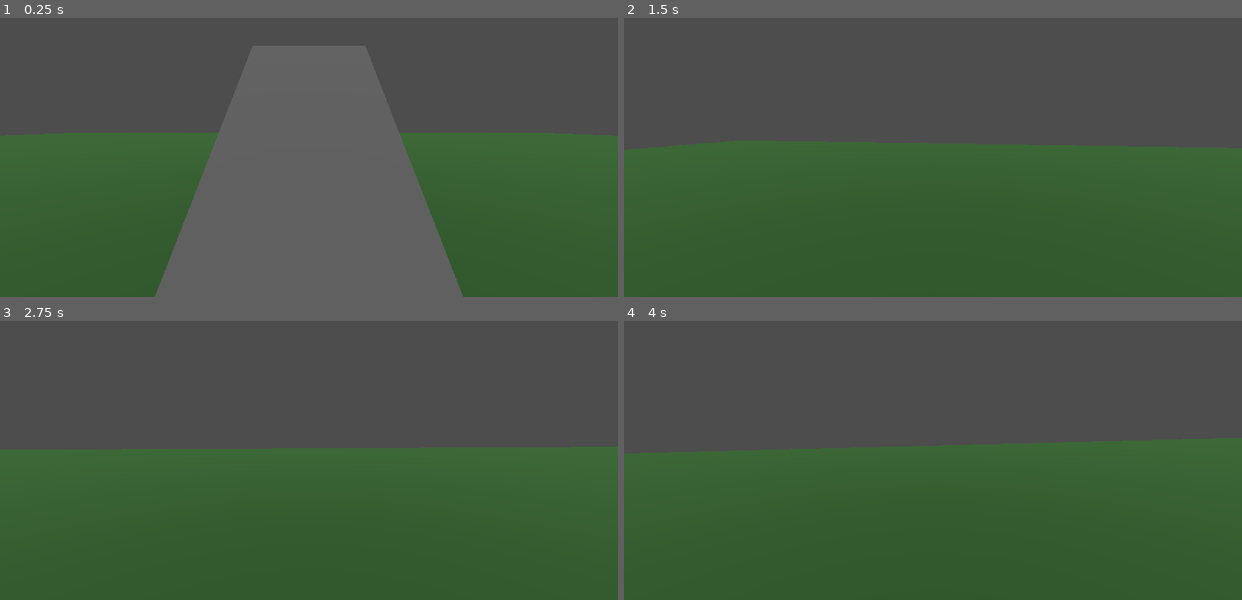
Above: before the commit, frames 1-4 (two rows, left to right).
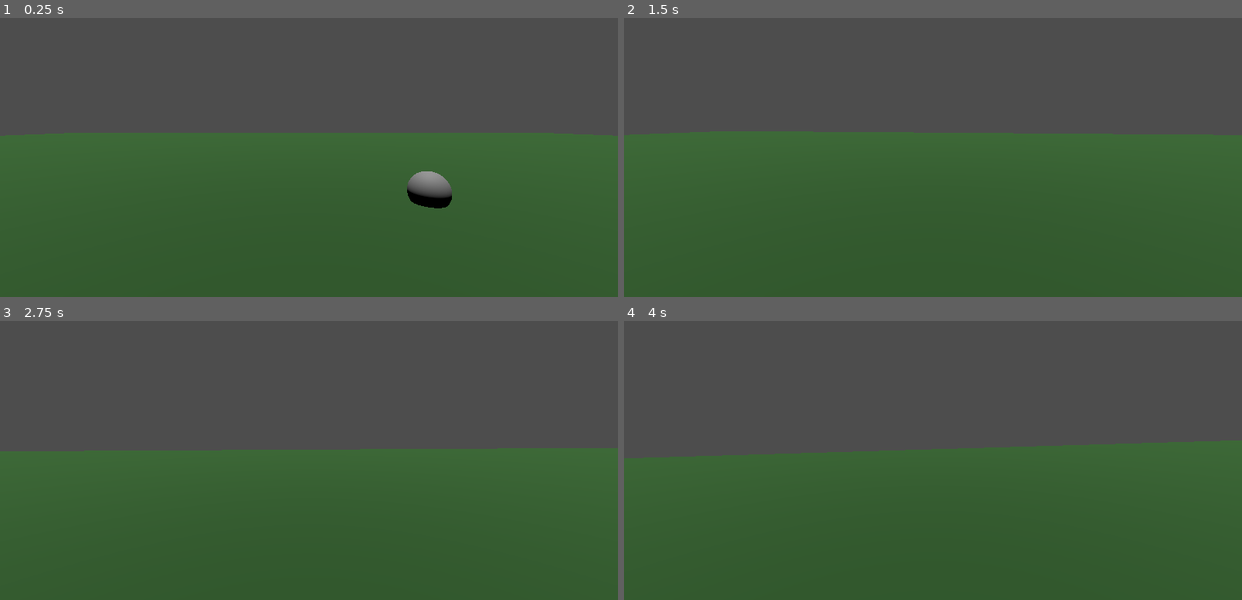
Above: after the commit, the same moments.

Repository: jwl0724/Comfy-Jam-Autumn-2026
Game: Godot game, scene res://Systems/Game/GameController.tscn
The game is run twice, just before and just after one commit, with the same random seed, the same clock (stepped at 60 frames per second) and the same inputs.
Inputs (mouse positions are in pixels of both pictures, inside the frame that each line leads up to):
- Up to frame 1 (0.25 s): no input
- Up to frame 2 (1.5 s): tap Enter at 0.5 s; move the mouse to (963, 121) at 0.52 s; hold W (Forward) from 0.53 s (still down); right-click (963, 121) at 0.6 s; tap V (Book) at 0.8, 1.35 s; move the mouse to (902, 124) at 1.27 s
- Up to frame 3 (2.75 s): keep holding W (Forward); tap E (Interact) at 1.55, 2.1 s; move the mouse to (321, 421) at 2.02 s; click (321, 421) at 2.3 s
- Up to frame 4 (4 s): keep holding W (Forward); tap Space at 2.75 s; move the mouse to (926, 432) at 2.77 s; click (926, 432) at 2.85 s; right-click (926, 432) at 3.05 s; move the mouse to (976, 429) at 3.52 s; right-click (976, 429) at 3.6 s; tap V (Book) at 3.8 s

The runs differ from the first frame. In frame 1, 24% of the frame differs, in the area x 25-75%, y 41-100%; in frame 2, 4.1%; in frame 3, 0.5%; in frame 4, 1.1%.

Commit message:
create interactable object and connect with interact raycast

Diff:
--- /dev/null
+++ b/Entities/Interactable/Components/interact_handler.gd
@@ -0,0 +1,17 @@
+extends Area3D
+class_name InteractHandler
+
+signal interacted(player: Player)
+
+
+
+func _ready():
+    monitorable = true
+    monitoring = false
+    collision_layer = Constants.PhysLayers.Interactable
+
+
+
+func interact(player: Player):
+    collision_layer = 0
+    interacted.emit(player)
--- /dev/null
+++ b/Entities/Interactable/Interactable.tscn
@@ -0,0 +1,23 @@
+[gd_scene format=3 uid="uid://bg6k067tinkw5"]
+
+[ext_resource type="Script" uid="uid://tqxom1l1apjd" path="res://Entities/Interactable/Components/interact_handler.gd" id="1_knw1g"]
+[ext_resource type="Script" uid="uid://cw32vnjsvrcw" path="res://Entities/Interactable/interactable.gd" id="1_tv326"]
+
+[sub_resource type="SphereShape3D" id="SphereShape3D_gugky"]
+
+[sub_resource type="SphereMesh" id="SphereMesh_knw1g"]
+
+[node name="Interactable" type="Node3D" unique_id=1047831836]
+script = ExtResource("1_tv326")
+
+[node name="InteractHandler" type="Area3D" parent="." unique_id=149415312]
+collision_layer = 4
+collision_mask = 0
+monitoring = false
+script = ExtResource("1_knw1g")
+
+[node name="CollisionShape3D" type="CollisionShape3D" parent="InteractHandler" unique_id=618454513]
+shape = SubResource("SphereShape3D_gugky")
+
+[node name="Model" type="MeshInstance3D" parent="." unique_id=333253510]
+mesh = SubResource("SphereMesh_knw1g")
--- /dev/null
+++ b/Entities/Interactable/interactable.gd
@@ -0,0 +1,2 @@
+extends Node3D
+class_name Interactable
--- a/Entities/Player/Player.tscn
+++ b/Entities/Player/Player.tscn
@@ -25,6 +25,8 @@
 [node name="InteractRay" type="RayCast3D" parent="Components/Pivot" unique_id=962793827]
 target_position = Vector3(0, 0, -2)
 collision_mask = 4
+collide_with_areas = true
+collide_with_bodies = false
 
 [node name="Movement" type="Node3D" parent="Components" unique_id=869862126]
 script = ExtResource("3_vweq0")
--- a/Entities/Player/Systems/view_controller.gd
+++ b/Entities/Player/Systems/view_controller.gd
@@ -1,7 +1,7 @@
 extends Node3D
 class_name PlayerCameraController
 
-signal can_interact(collider: Object)
+signal interacted(interactable: InteractHandler)
 signal aimed() ## Pulling out the camera to get ready to take picture
 signal shot() ## Picture taken while camera is out
 
@@ -10,12 +10,13 @@
 @onready var interact_ray: RayCast3D = $InteractRay
 
 var is_aiming: bool = false
+var interact_target: InteractHandler = null
 
 
 
 func _physics_process(_delta):
-    if !interact_ray.is_colliding(): return
-    can_interact.emit(interact_ray.get_collider())
+    if !interact_ray.is_colliding() || interact_ray.get_collider() is not InteractHandler: interact_target = null
+    else: interact_target = interact_ray.get_collider() as InteractHandler
 
 
 
@@ -28,17 +29,23 @@
         rotation.x = clamp(rotation.x, -deg_to_rad(player.max_up_view_angle), deg_to_rad(player.max_up_view_angle))
         return
 
+    # Handle interactions
+    if event.is_action_pressed(Constants.InputNames.Interact) && interact_target != null:
+        interact_target.interact(player)
+        interacted.emit(interact_target)
+        interact_target = null
+
     # Handle button presses that involve the camera
-    if Input.is_action_just_pressed(Constants.InputNames.Aim):
+    if event.is_action_pressed(Constants.InputNames.Aim):
         print("TODO: Zoom in the camera and have a camera going up to screen animation")
         is_aiming = true
         camera.fov = 55
         aimed.emit()
 
-    if Input.is_action_just_released(Constants.InputNames.Aim): # TODO: Temp for now, see if this is necessary when camera animation and filter is done
+    elif event.is_action_released(Constants.InputNames.Aim): # TODO: Temp for now, see if this is necessary when camera animation and filter is done
         is_aiming = false
         camera.fov = 75
 
-    if Input.is_action_just_pressed(Constants.InputNames.Shoot) && is_aiming:
+    if event.is_action_pressed(Constants.InputNames.Shoot) && is_aiming:
         print("TODO: Take a screenshot of whatever is on screen and do a camera snap effect")
         shot.emit()
--- a/Entities/Player/player.gd
+++ b/Entities/Player/player.gd
@@ -16,10 +16,8 @@
 
 func _input(event: InputEvent):
     if event is InputEventMouseMotion: return
-    if Input.is_action_just_pressed(Constants.InputNames.Pause):
+    if event.is_action_pressed(Constants.InputNames.Pause):
         print("TODO: Create a pause menu that lets you change options and go back to main menu")
         Input.mouse_mode = Input.MOUSE_MODE_CAPTURED if Input.mouse_mode == Input.MOUSE_MODE_VISIBLE else Input.MOUSE_MODE_VISIBLE # Temp until pause menu done
-    if Input.is_action_just_pressed(Constants.InputNames.Interact):
-        print("TODO: Interact pressed, need to add a raycast to detect something that is interactable")
-    if Input.is_action_just_pressed(Constants.InputNames.Book):
+    if event.is_action_pressed(Constants.InputNames.Book):
         print("TODO: Book pressed, need to add a UI element that opens a book to review taken photos, and also pauses the game timer when it is open")
--- /dev/null
+++ b/Levels/Testing/Controls/InteractableTest.tscn
@@ -0,0 +1,33 @@
+[gd_scene format=3 uid="uid://cmsd7s2lnvmjm"]
+
+[ext_resource type="PackedScene" uid="uid://dqnsqbsm06a4i" path="res://Entities/Player/Player.tscn" id="1_vjtdh"]
+[ext_resource type="PackedScene" uid="uid://bg6k067tinkw5" path="res://Entities/Interactable/Interactable.tscn" id="2_6ao06"]
+
+[sub_resource type="StandardMaterial3D" id="StandardMaterial3D_6ao06"]
+albedo_color = Color(0.15175933, 0.32020256, 0.1278036, 1)
+
+[sub_resource type="PlaneMesh" id="PlaneMesh_u3b6x"]
+material = SubResource("StandardMaterial3D_6ao06")
+size = Vector2(100, 100)
+
+[sub_resource type="ConvexPolygonShape3D" id="ConvexPolygonShape3D_mnwow"]
+points = PackedVector3Array(50.78371, 0.7934955, 50.78371, -50.78371, -0.7934955, -50.78371, -50.78371, 0.7934955, -50.78371, 50.78371, -0.7934955, -50.78371, -50.78371, -0.7934955, 50.78371, -50.78371, 0.7934955, 50.78371, 50.78371, 0.7934955, -50.78371, 50.78371, -0.7934955, 50.78371)
+
+[node name="InteractableTest" type="Node3D" unique_id=1225709133]
+
+[node name="Player" parent="." unique_id=893108555 instance=ExtResource("1_vjtdh")]
+transform = Transform3D(1, 0, 0, 0, 1, 0, 0, 0, 1, 0, 0.7913985, 0)
+
+[node name="Ground" type="MeshInstance3D" parent="." unique_id=1223381369]
+mesh = SubResource("PlaneMesh_u3b6x")
+
+[node name="StaticBody3D" type="StaticBody3D" parent="Ground" unique_id=754756213]
+
+[node name="CollisionShape3D" type="CollisionShape3D" parent="Ground/StaticBody3D" unique_id=1411286243]
+shape = SubResource("ConvexPolygonShape3D_mnwow")
+
+[node name="DirectionalLight3D" type="DirectionalLight3D" parent="." unique_id=1357740428]
+transform = Transform3D(1, 0, 0, 0, 0.028078636, 0.9996057, 0, -0.9996057, 0.028078636, 0, 9.56009, 0)
+
+[node name="Interactable" parent="." unique_id=1047831836 instance=ExtResource("2_6ao06")]
+transform = Transform3D(1, 0, 0, 0, 1, 0, 0, 0, 1, 3.0074801, 0.26751375, -5.690893)
--- a/Levels/Testing/Dog/DogFollowTest.tscn
+++ b/Levels/Testing/Dog/DogFollowTest.tscn
@@ -1,3 +1,29 @@
 [gd_scene format=3 uid="uid://c6wogsncvmcwd"]
 
+[ext_resource type="PackedScene" uid="uid://dqnsqbsm06a4i" path="res://Entities/Player/Player.tscn" id="1_6q85k"]
+
+[sub_resource type="StandardMaterial3D" id="StandardMaterial3D_jbb1d"]
+albedo_color = Color(0.15175933, 0.32020256, 0.1278036, 1)
+
+[sub_resource type="PlaneMesh" id="PlaneMesh_ehmyh"]
+material = SubResource("StandardMaterial3D_jbb1d")
+size = Vector2(100, 100)
+
+[sub_resource type="ConvexPolygonShape3D" id="ConvexPolygonShape3D_6cm2t"]
+points = PackedVector3Array(50.78371, 0.7934955, 50.78371, -50.78371, -0.7934955, -50.78371, -50.78371, 0.7934955, -50.78371, 50.78371, -0.7934955, -50.78371, -50.78371, -0.7934955, 50.78371, -50.78371, 0.7934955, 50.78371, 50.78371, 0.7934955, -50.78371, 50.78371, -0.7934955, 50.78371)
+
 [node name="DogFollowTest" type="Node3D" unique_id=1401595876]
+
+[node name="Player" parent="." unique_id=893108555 instance=ExtResource("1_6q85k")]
+transform = Transform3D(1, 0, 0, 0, 1, 0, 0, 0, 1, 0, 0.7913985, 0)
+
+[node name="Ground" type="MeshInstance3D" parent="." unique_id=1404788664]
+mesh = SubResource("PlaneMesh_ehmyh")
+
+[node name="StaticBody3D" type="StaticBody3D" parent="Ground" unique_id=1110041986]
+
+[node name="CollisionShape3D" type="CollisionShape3D" parent="Ground/StaticBody3D" unique_id=419625196]
+shape = SubResource("ConvexPolygonShape3D_6cm2t")
+
+[node name="DirectionalLight3D" type="DirectionalLight3D" parent="." unique_id=375246522]
+transform = Transform3D(1, 0, 0, 0, 0.028078636, 0.9996057, 0, -0.9996057, 0.028078636, 0, 9.56009, 0)
--- a/Systems/Game/GameController.tscn
+++ b/Systems/Game/GameController.tscn
@@ -1,7 +1,7 @@
 [gd_scene format=3 uid="uid://qsqbt3jet3xi"]
 
 [ext_resource type="Script" uid="uid://jm2xbcjckc8c" path="res://Systems/Game/game_controller.gd" id="1_yl5u5"]
-[ext_resource type="PackedScene" uid="uid://clq0uv61mj32a" path="res://Levels/Testing/Controls/MovementTest.tscn" id="2_q7v2m"]
+[ext_resource type="PackedScene" uid="uid://cmsd7s2lnvmjm" path="res://Levels/Testing/Controls/InteractableTest.tscn" id="2_q7v2m"]
 [ext_resource type="PackedScene" uid="uid://jxcuyws4cpbu" path="res://Common/UI/Menus/MainMenu/MainMenu.tscn" id="3_iq1bj"]
 
 [node name="GameController" type="Node" unique_id=1964676766]
Not shown, added: Entities/Interactable/Components/interact_handler.gd.uid
Not shown, added: Entities/Interactable/interactable.gd.uid
